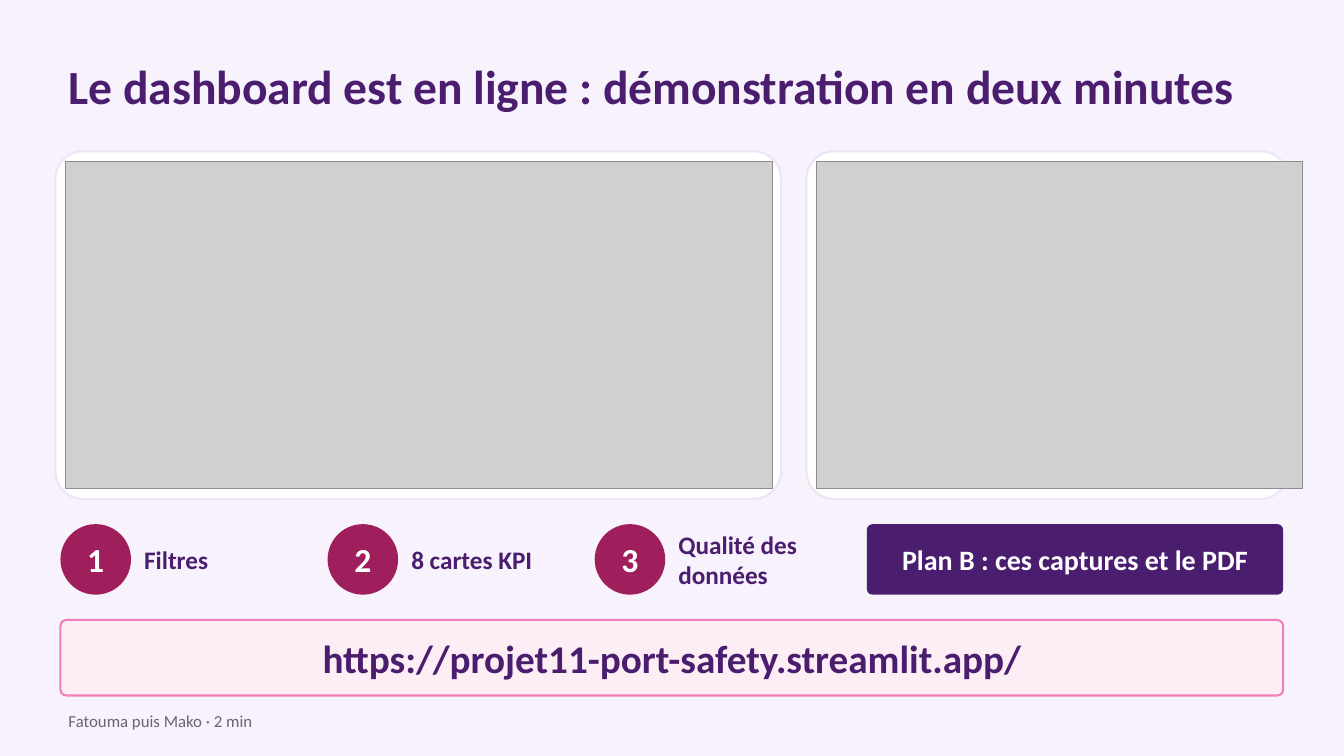
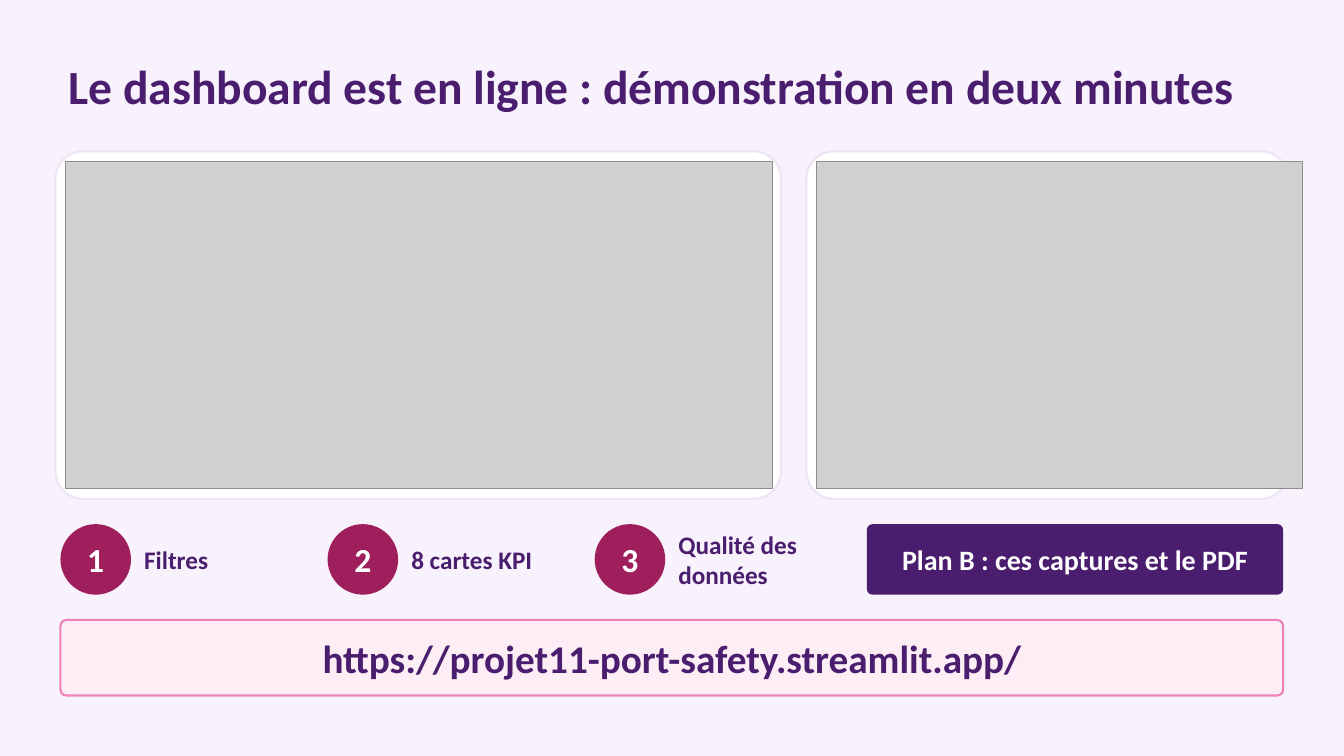
Before and after one commit to fatouu50/Port-Safety-Incident-Analytics-M2-IAMD-Gestion-des-Donn-es-Massives-, a slide deck: slide 11 of 09_PRESENTATION/presentation_projet11.pptx. Drawn at 1344x756 pixels with LibreOffice and Linux fonts; fonts in the diff are those of the drawing; grey boxes stand for pictures. Boxes give left, top, right and bottom in pixels: in the first picture for what was removed or moved away, otherwise in the second. Text is boxed around its words. In the diff, an @@ line names an element or a change of style, - is before the commit and + after.

```diff
--- a/09_PRESENTATION/presentation_projet11.pptx
+++ b/09_PRESENTATION/presentation_projet11.pptx
@@ text removed at <box>68,715,252,730</box> @@
-Fatouma puis Mako · 2 min
```
Also in this commit, not shown: 9 other slides changed, 1 slide added, 1 slide removed.
